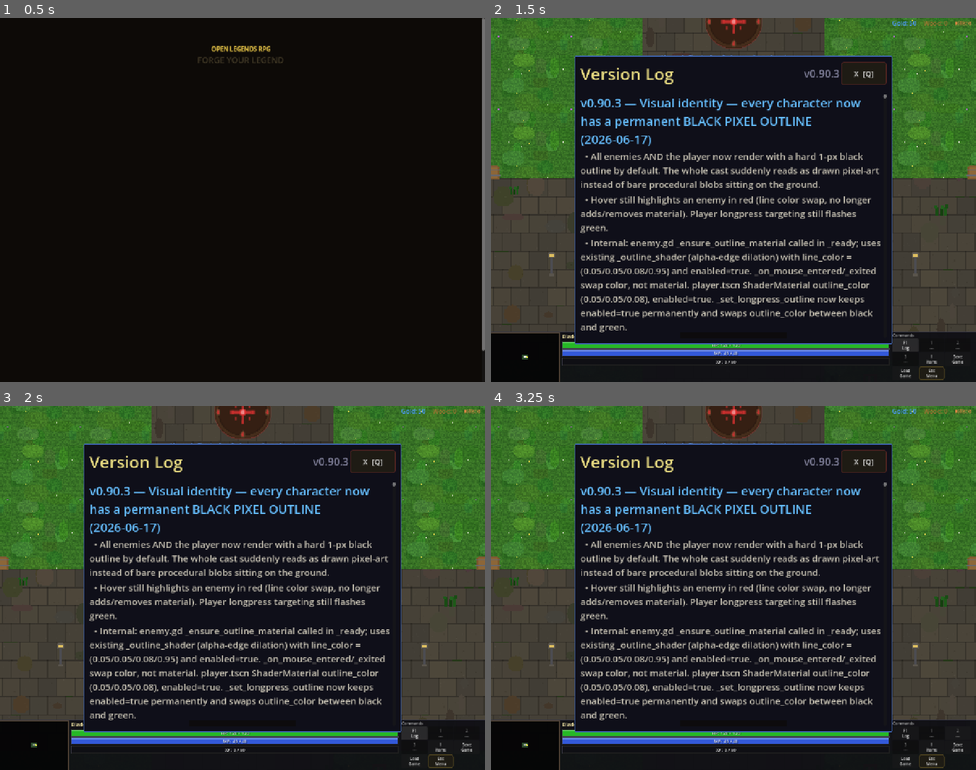
Above: before the commit, frames 1-4 (two rows, left to right).
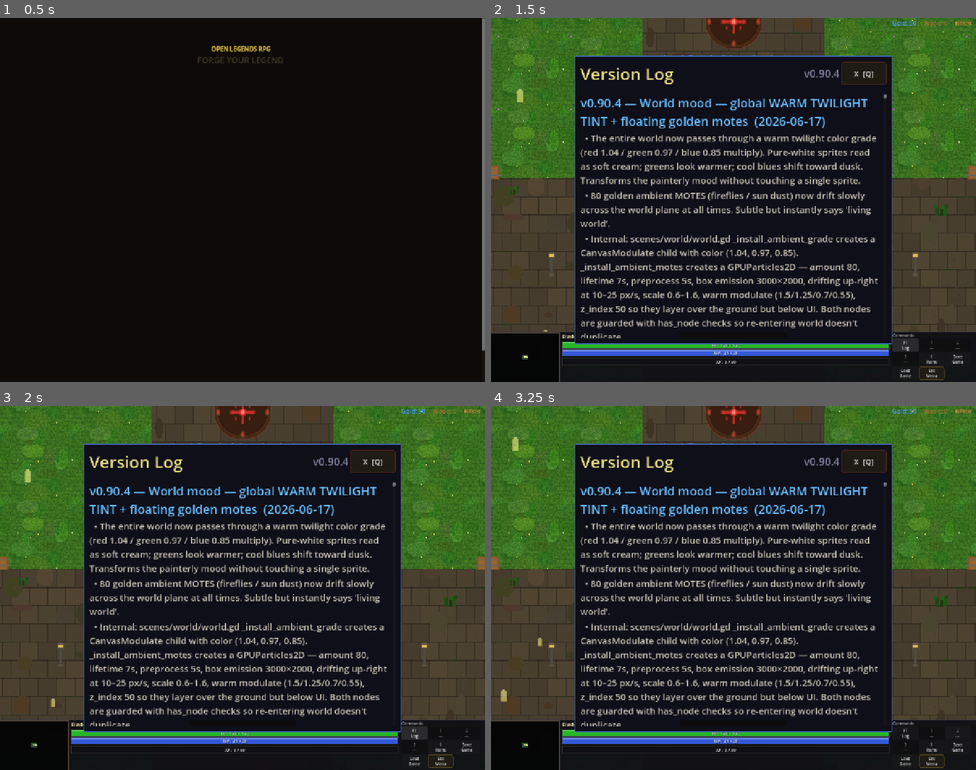
Above: after the commit, the same moments.

Repository: slxny/legends-open-rpg
Game: Godot game, scene res://scenes/main.tscn
Same seed, same stepped clock (60 frames per second), same inputs: the game is played once before the commit and once after it.
Inputs (mouse positions are in pixels of both pictures, inside the frame that each line leads up to):
- Up to frame 1 (0.5 s): no input
- Up to frame 2 (1.5 s): tap Enter at 0.5 s; move the mouse to (709, 272) at 0.52 s; hold W (move_up) 0.53-1.25 s; hold Q (ability_1) 0.53-1.25 s; click (709, 272) at 0.67 s; click "F1 Log" at 1.25 s
- Up to frame 3 (2 s): no input
- Up to frame 4 (3.25 s): click "1 ---" at 2 s; click "2 ---" at 2.75 s

Frame 1 is identical in both runs. In frame 2, 14% of the frame differs, in the area x 1-99%, y 3-88%; in frame 3, 14%; in frame 4, 14%, in the area x 1-99%, y 4-88%.

Commit message:
v0.90.4: World mood - warm twilight tint + golden floating motes
CanvasModulate (1.04/0.97/0.85) shifts every sprite toward dusk;
80-particle GPUParticles2D drifts golden motes across the world.

Co-Authored-By: Claude Opus 4.7 (1M context) <noreply@anthropic.com>

Diff:
--- a/scenes/ui/changelog_dialog.gd
+++ b/scenes/ui/changelog_dialog.gd
@@ -9,9 +9,19 @@
 var _is_visible: bool = false
 var _is_mobile: bool = false
 
-const GAME_VERSION := "v0.90.3"
+const GAME_VERSION := "v0.90.4"
 
 const CHANGELOG: Array[Dictionary] = [
+	{
+		"version": "v0.90.4",
+		"title": "World mood — global WARM TWILIGHT TINT + floating golden motes",
+		"date": "2026-06-17",
+		"entries": [
+			"The entire world now passes through a warm twilight color grade (red 1.04 / green 0.97 / blue 0.85 multiply). Pure-white sprites read as soft cream; greens look warmer; cool blues shift toward dusk. Transforms the painterly mood without touching a single sprite.",
+			"80 golden ambient MOTES (fireflies / sun dust) now drift slowly across the world plane at all times. Subtle but instantly says 'living world'.",
+			"Internal: scenes/world/world.gd _install_ambient_grade creates a CanvasModulate child with color (1.04, 0.97, 0.85). _install_ambient_motes creates a GPUParticles2D — amount 80, lifetime 7s, preprocess 5s, box emission 3000×2000, drifting up-right at 10–25 px/s, scale 0.6–1.6, warm modulate (1.5/1.25/0.7/0.55), z_index 50 so they layer over the ground but below UI. Both nodes are guarded with has_node checks so re-entering world doesn't duplicate.",
+		]
+	},
 	{
 		"version": "v0.90.3",
 		"title": "Visual identity — every character now has a permanent BLACK PIXEL OUTLINE",
--- a/scenes/world/world.gd
+++ b/scenes/world/world.gd
@@ -4,6 +4,56 @@
 
 func _ready() -> void:
 	add_to_group("world")
+	# v0.90.4 — global ambient color grade. Warm twilight tint shifts the
+	# whole world toward a softer, more painterly look (vs the previous
+	# raw 100%/100%/100% lighting). Subtle on individual sprites but
+	# transforms the overall mood when you pan the camera.
+	_install_ambient_grade()
+	# v0.90.4 — ambient floating motes drifting across the world plane.
+	# Atmosphere noise — fireflies / dust depending on hour-of-day rng.
+	_install_ambient_motes()
+
+func _install_ambient_grade() -> void:
+	if has_node("AmbientGrade"):
+		return
+	var cm := CanvasModulate.new()
+	cm.name = "AmbientGrade"
+	# Warm twilight: red/green slightly boosted, blue dimmed. Multiplies all canvas pixels.
+	cm.color = Color(1.04, 0.97, 0.85, 1.0)
+	add_child(cm)
+
+func _install_ambient_motes() -> void:
+	if has_node("AmbientMotes"):
+		return
+	var p := GPUParticles2D.new()
+	p.name = "AmbientMotes"
+	p.amount = 80
+	p.lifetime = 7.0
+	p.preprocess = 5.0
+	p.explosiveness = 0.0
+	p.randomness = 1.0
+	p.fixed_fps = 30
+	p.visibility_rect = Rect2(-2000, -2000, 4000, 4000)
+	p.z_index = 50
+	# Material
+	var mat := ParticleProcessMaterial.new()
+	mat.emission_shape = ParticleProcessMaterial.EMISSION_SHAPE_BOX
+	mat.emission_box_extents = Vector3(1500, 1000, 0)
+	mat.direction = Vector3(0.3, -1, 0)
+	mat.initial_velocity_min = 10.0
+	mat.initial_velocity_max = 25.0
+	mat.gravity = Vector3(0, -5, 0)
+	mat.scale_min = 0.6
+	mat.scale_max = 1.6
+	mat.angle_min = 0.0
+	mat.angle_max = 360.0
+	mat.color = Color(1.5, 1.25, 0.7, 0.55)
+	p.process_material = mat
+	# Tiny dot texture from sprite generator
+	var tex = SpriteGenerator.get_texture("crystal_white")
+	if tex != null:
+		p.texture = tex
+	add_child(p)
 
 func get_spawn_position() -> Vector2:
 	return player_spawn.position
